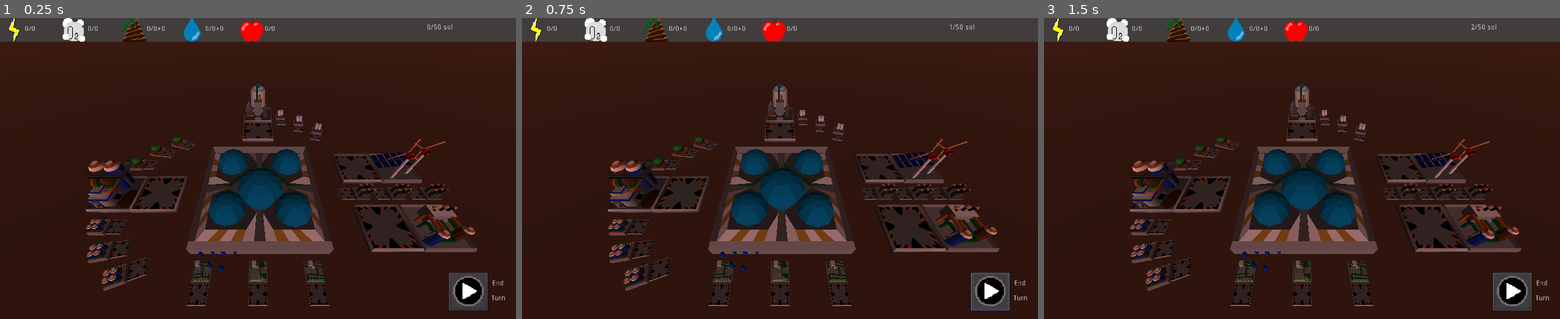
Above: before the commit, frames 1-3 (left to right).
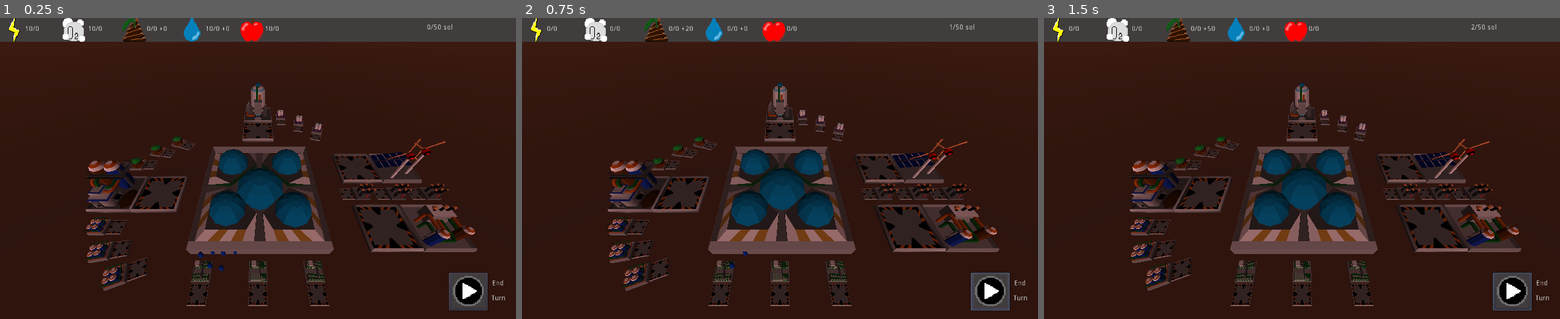
Above: after the commit, the same moments.

Repository: AngryCyboot/LD52
Game: Godot game, scene res://Scènes/Scene principale.tscn
Same seed, same stepped clock (60 frames per second), same inputs: the game is played once before the commit and once after it.
Inputs (mouse positions are in pixels of both pictures, inside the frame that each line leads up to):
- Up to frame 1 (0.25 s): no input
- Up to frame 2 (0.75 s): click (991, 291) at 0.5 s
- Up to frame 3 (1.5 s): tap Enter at 1.25 s; move the mouse to (1415, 153) at 1.27 s; hold D from 1.28 s (still down); tap I at 1.35 s; click (1415, 153) at 1.42 s

The runs differ from the first frame. In frame 1, 0.1% of the frame differs, in the area x 4-54%, y 2-5%; in frame 2, less than 0.1%; in frame 3, 0.1%.

Commit message:
end turn calculation and death

Diff:
--- a/GodotFiles/scripts/Scene principale.gd
+++ b/GodotFiles/scripts/Scene principale.gd
@@ -2,29 +2,106 @@
 
 var turn = 0 #change me plz
 var end = 50
-var survivors = 15 #change me plz
+var survivors = 0 #change me plz
 var UI
 
-# [stock,max,prod,conso,frozen*]
+# [0stock,1max,2prod,3conso,4frozen*] conso is only for UI
 
-var food = [0,0,0,0]
-var energy = [0,0,0,0]
-var oxy = [0,0,0,0]
-var water = [0,0,0,0,0]
+var food = [10,0,0,0]
+var energy = [10,0,0,0]
+var oxy = [10,0,0,0]
+var water = [10,0,0,0,0]
 var shit = [0,0,0,0,0]
 var allTheThings
 
 func _ready():
 	UI = $Camera/UI
+	survivors = $Survivors.get_child_count()
 	allTheThings = [energy,oxy,shit,water,food,turn,survivors]
 	UI.initialise(end)
 	pass
+
+func kill(nb):
+	while nb < 0:
+		var dead = $Survivors.get_child((Time.get_ticks_msec() % survivors))
+		dead.dead()
+		$Survivors.remove_child(dead)
+		self.add_child(dead)
+		nb +=1
+		survivors = $Survivors.get_child_count()
+	pass
+
+func endTurn():
+	var losses = 0
+	turn += 1
+	#buildings
+	#survivors
+	if food[0] + food[2] < survivors :
+		losses = food[0] + food[2] - survivors
+	if oxy[0] + oxy[2] < survivors + losses :
+		losses = oxy[0] + oxy[2] - survivors
+	if water[0] + water[2] < survivors + losses :
+		losses = water[0] + water[2] + survivors
+	if energy[0] + energy[2] < survivors + losses :
+		losses = energy[0] + energy[2] + survivors
+
+	shit[2] += survivors - losses #hehe ^^
+	kill(losses)
+	food[2] -= survivors
+	oxy[2] -= survivors
+	water[2] -= survivors
+	energy[2] -= survivors
+
+	#Final calculations
+
+	if food[2] + food[0] > food[1]:
+		food[0] = food[1]
+	else:
+		food[0] += food[2]
+	food[2] = 0
+
+	if oxy[2] + oxy[0] > oxy[1]:
+		oxy[0] = oxy[1]
+	else:
+		oxy[0] += oxy[2]
+	oxy[2] = 0
+
+	if energy[2] + energy[0] > energy[1]:
+		energy[0] = energy[1]
+	else:
+		energy[0] += energy[2]
+	energy[2] = 0
+
+	water[2] += water[4]
+	water[4] = 0
+	if water[2] + water[0] > water[1]:
+		water[4] += water[2] + water[0] - water[1]
+		water[0] = water[1]
+	else:
+		water[0] += water[2]
+	water[2] = 0
+
+	shit[2] += shit[4]
+	shit[4] =0
+	if shit[2] + shit[0] > shit[1]:
+		shit[4] += shit[2] + shit[0] - shit[1]
+		shit[0] = shit[1]
+	else:
+		shit[0] += shit[2]
+	shit[2] = 0
+
+
+
 
 func _process(delta):
 	allTheThings = [energy,oxy,shit,water,food,turn,survivors]
 	UI.update(allTheThings)
 	if UI.phase():
+		endTurn()
 		UI.passTurn()
-		turn += 1
-
+		food[3] = survivors
+		water[3] = survivors
+		oxy[3] = survivors
+		energy[3] = survivors
+		shit[2] = survivors
 	pass
--- a/GodotFiles/scripts/Survivant.gd
+++ b/GodotFiles/scripts/Survivant.gd
@@ -3,6 +3,7 @@
 var isUpTime = 0
 var time = 0
 var isUp = false
+var alive = true
 
 var Botanist = int()
 var Engineering = int()
@@ -20,22 +21,28 @@
 func _ready():
 	pass # Replace with function body.
 
+func dead():
+	self.visible = false
+	alive = false
+
+
 func placing(var pos):
-	self.transform.origin=pos
-	isUpTime = time
-	isUp = true
+	if alive:
+		self.transform.origin=pos
+		isUpTime = time
+		isUp = true
 
 func up():
 	time = Time.get_ticks_msec()
-	if (time - isUpTime) > 100 and not isUp :
+	if (time - isUpTime) > 100 and not isUp and alive:
 		$Survivant_mesh.transform.origin.y = 1
 		isUpTime = Time.get_ticks_msec()
 		isUp = true
 	pass
 
-func _process(delta: float) -> void:
+func _process(delta):
 	time = Time.get_ticks_msec()
-	if (time - isUpTime) > 300 and isUp :
+	if ((time - isUpTime) > 300 or not alive) and isUp:
 		$Survivant_mesh.transform.origin.y = 0.5
 		isUp = false
 	pass
--- a/GodotFiles/scripts/UI.gd
+++ b/GodotFiles/scripts/UI.gd
@@ -20,15 +20,15 @@
 # Called every frame. 'delta' is the elapsed time since the previous frame.
 func _process(delta):
 	$ElectricityLabel.text = String(energy[0])+"/"+String(energy[1])
-	$ElectricityLabel.hint_tooltip = "+" + String(energy[2]) + "-" + String(energy[3])
+	$ElectricityLabel.hint_tooltip = "+" + String(energy[2]) + " -" + String(energy[3])
 	$OxygenLabel.text = String(oxy[0])+"/"+String(oxy[1])
-	$OxygenLabel.hint_tooltip = "+" + String(oxy[2]) + "-" + String(oxy[3])
-	$FertilizerLabel.text = String(shit[0])+"/"+String(shit[1]) + "+" + String(shit[4])
-	$FertilizerLabel.hint_tooltip = "+" + String(shit[2]) + "-" + String(shit[3])
-	$WaterLabel.text = String(water[0])+"/"+String(water[1]) + "+" + String(water[4])
-	$WaterLabel.hint_tooltip = "+" + String(water[2]) + "-" + String(water[3])
+	$OxygenLabel.hint_tooltip = "+" + String(oxy[2]) + " -" + String(oxy[3])
+	$FertilizerLabel.text = String(shit[0])+"/"+String(shit[1]) + " +" + String(shit[4])
+	$FertilizerLabel.hint_tooltip = "+" + String(shit[2]) + " -" + String(shit[3])
+	$WaterLabel.text = String(water[0])+"/"+String(water[1]) + " +" + String(water[4])
+	$WaterLabel.hint_tooltip = "+" + String(water[2]) + " -" + String(water[3])
 	$FoodLabel.text = String(food[0])+"/"+String(food[1])
-	$FoodLabel.hint_tooltip = "+" + String(food[2]) + "-" + String(food[3])
+	$FoodLabel.hint_tooltip = "+" + String(food[2]) + " -" + String(food[3])
 	$GoalLabel.text = String(turn)+"/"+String(end)+" sol"
 	pass
 
